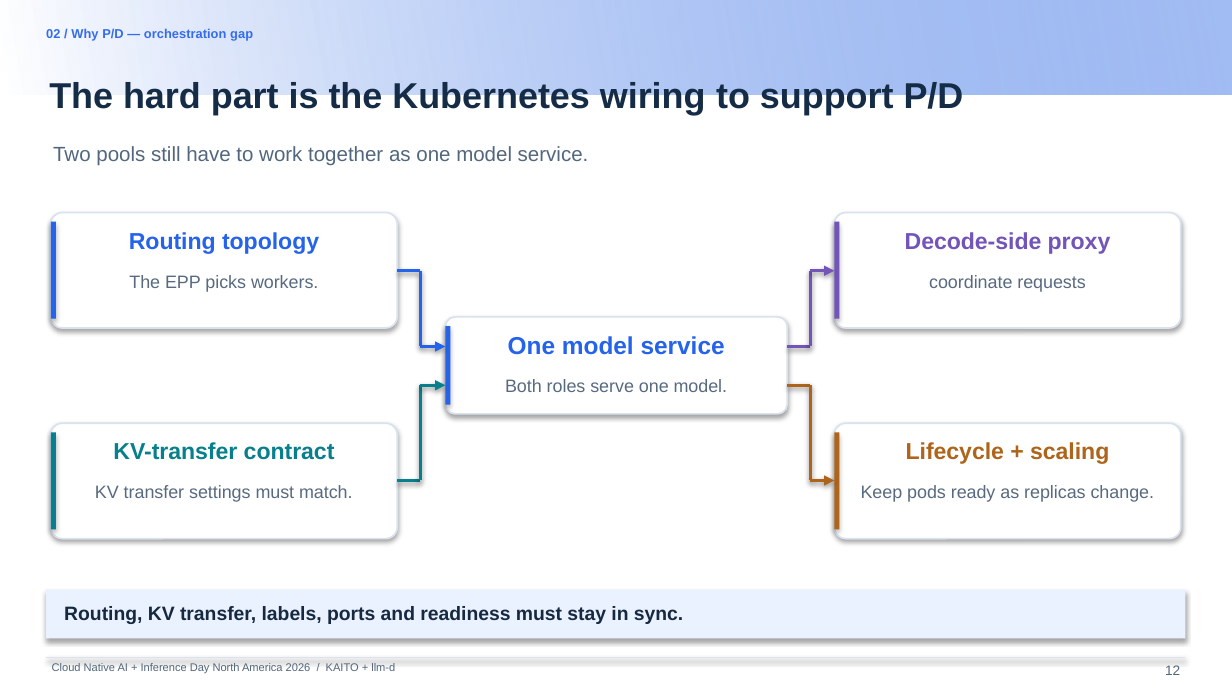
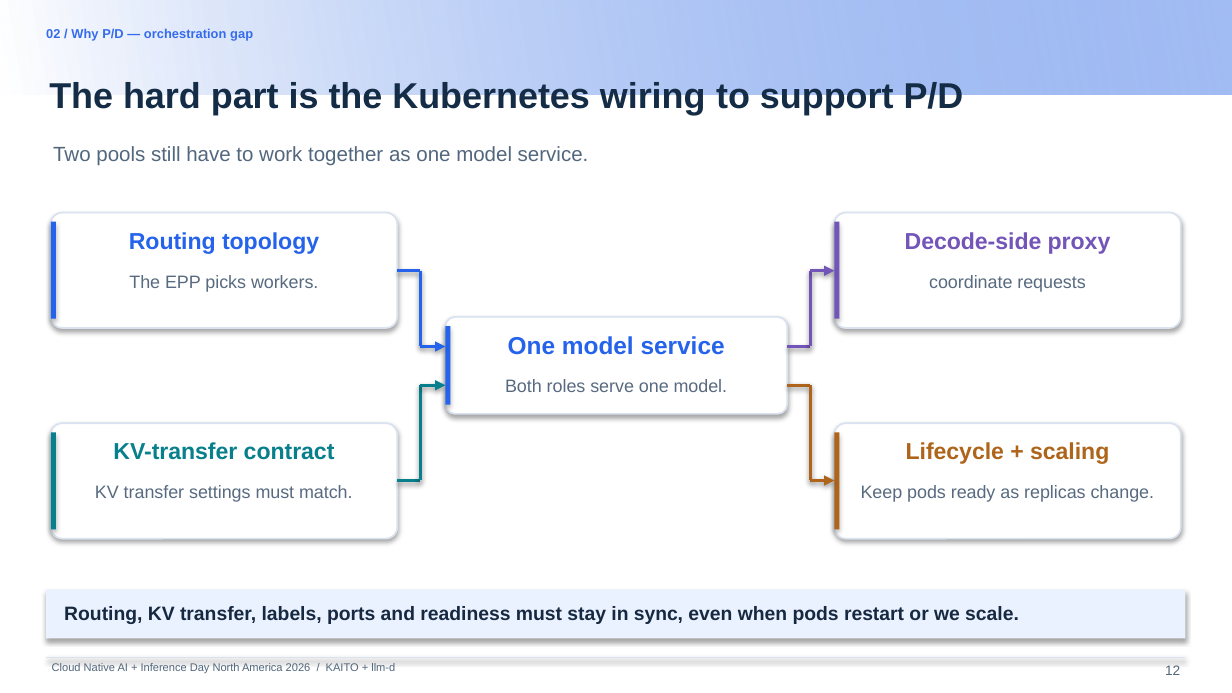
Before and after one commit to andyzhangx/demo, a slide deck: slide 12 of llm/pd-disaggregation/kubecon-na-2026-pd-disaggregation-kaito-llmd.pptx. Drawn at 1232x693 pixels with LibreOffice and Linux fonts; fonts in the diff are those of the drawing; background and template pictures are left out. Boxes give left, top, right and bottom in pixels: in the first picture for what was removed or moved away, otherwise in the second. Text is boxed around its words. In the diff, an @@ line names an element or a change of style, - is before the commit and + after.

```diff
--- a/llm/pd-disaggregation/kubecon-na-2026-pd-disaggregation-kaito-llmd.pptx
+++ b/llm/pd-disaggregation/kubecon-na-2026-pd-disaggregation-kaito-llmd.pptx
@@ text at (64,606,1019,624): text changed @@
-Routing, KV transfer, labels, ports and readiness must stay in sync.
+Routing, KV transfer, labels, ports and readiness must stay in sync, even when pods restart or we scale.
```
Also in this commit, not shown: 16 other slides changed, 3 slides added, 1 slide removed.
